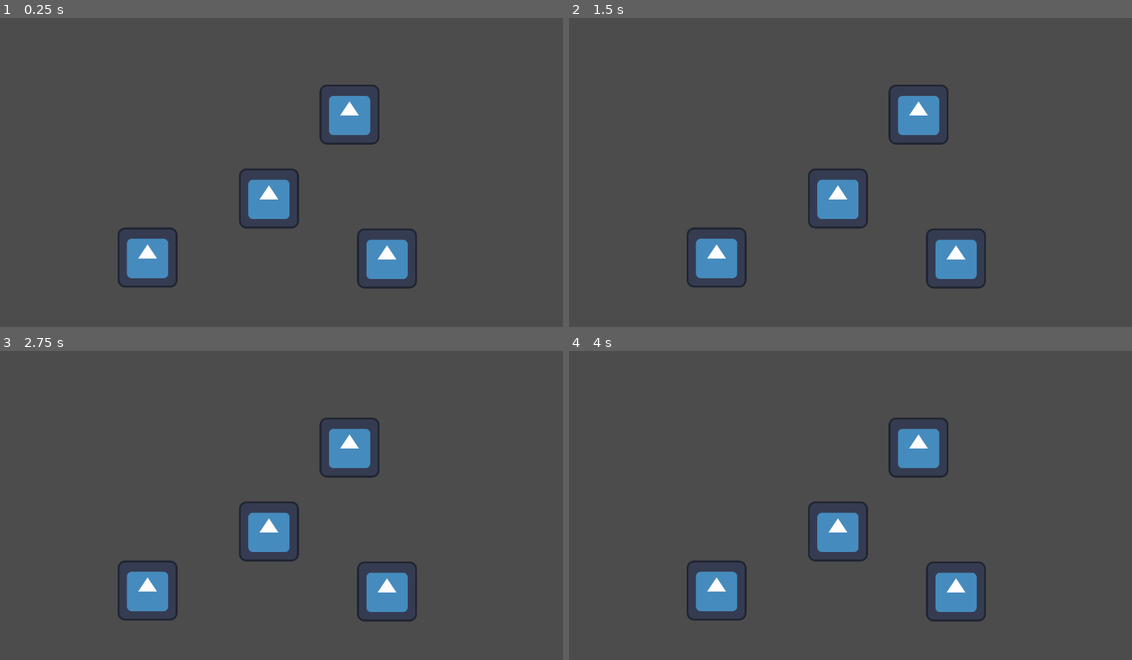
Above: before the commit, frames 1-4 (two rows, left to right).
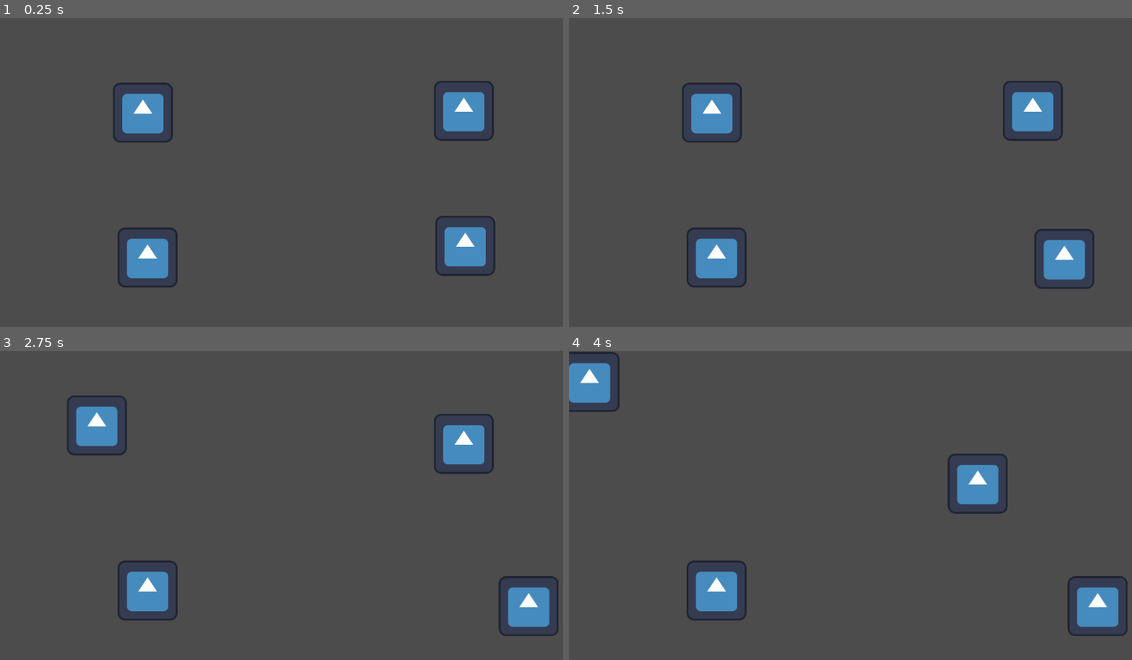
Above: after the commit, the same moments.

Repository: Galitie/mini-tyler-games
Game: Godot game, scene res://tylermon/tylermon.tscn
Two runs of this game, one before a commit and one after it. Both use one fixed random seed, a clock stepped at 60 frames per second and the inputs below. This scene is started directly instead of the project's main scene. The engine's default icon, where the game draws it, is replaced by a stand-in: a white triangle on a blue panel in a dark square.
Inputs:
- Up to frame 1 (0.25 s): no input
- Up to frame 2 (1.5 s): tap Enter (start) at 0.5, 1.35 s; hold Enter (start) 0.53-1.28 s; hold Right (move_piece_right) from 0.53 s (still down); tap Space (jump) at 0.77 s
- Up to frame 3 (2.75 s): tap Space (jump) at 1.52 s; release Right (move_piece_right) at 2.03 s; hold A (move_left) from 2.03 s (still down); hold Enter (start) from 2.03 s (still down)
- Up to frame 4 (4 s): release A (move_left) at 2.78 s; release Enter (start) at 2.78 s; hold Right (move_piece_right) from 2.78 s (still down); tap Enter (start) at 2.85 s; tap Space (jump) at 3.02, 3.77 s; hold Enter (start) from 3.53 s (still down)

The runs differ from the first frame. In frame 1, 7.2% of the frame differs, in the area x 20-89%, y 20-88%; in frame 2, 7.2%; in frame 3, 7.3%, in the area x 11-100%, y 14-93%; in frame 4, 7.2%.

Commit message:
Added basic states

Diff:
--- a/tylermon/mon.gd
+++ b/tylermon/mon.gd
@@ -3,32 +3,75 @@
 var tyler_type: String
 var attacks
 var health: int = 10
-var speed: int = 1
-var intelligence: int = 10
+var speed: int = 150
+var intelligence: int = 5
 var strength: int = 1
-var elm_type = null
+var elm_type
 var commands
-enum state {}
+var current_state : State
+enum State {WALK_RANDOM, BASIC_ATTACK, IDLE, SPECIAL_ATTACK}
+var destination : Vector2
+var target
+var change_mind
+@onready var anim_player = $anim_player
+@onready var timer = $timer
 
 func _ready():
-	pass
-
-
-func set_state(state):
-	#match state:
-		pass
-
-func update_state(state):
-	pass
+	current_state = State.IDLE
+	change_mind = false
+	timer.wait_time = 1
+	timer.start()
 
 func _physics_process(delta):
-	update_state(state)
-	#move_and_slide()
-	if velocity.length() > 0:
+	move_and_slide()
+	#if velocity.length() > 0:
 		#animation here
-		pass
-
+		#pass
+	update_state(current_state, delta)
+	if change_mind:
+		var random_number = randi_range(0, 50)
+		if random_number < 10:
+			set_state(State.WALK_RANDOM)
+			print("walk_random")
+		if random_number > 10 and random_number < 20:
+			set_state(State.BASIC_ATTACK)
+			print("basic_attack")
+		if random_number > 20 and random_number < 30:
+			set_state(State.IDLE)
+			print("idle")
+		if random_number > 30 and random_number < 40:
+			pass
+			#set_state(player.requested_state)
 	if velocity.x > 0:
 		$sprite.flip_h = false
 	else:
 		$sprite.flip_h = true
+	change_mind = false
+
+
+func set_state(state):
+	match state:
+		State.WALK_RANDOM:
+			destination = Vector2(randf_range(-1,1), randf_range(-1,1)).normalized()
+		State.BASIC_ATTACK:
+			velocity = Vector2()
+			pass
+			#var attack = attacks.random()
+			#anim_player.play(attack.name)
+		State.IDLE:
+			velocity = Vector2()
+	current_state = state
+
+
+func update_state(state, delta):
+	match state:
+		State.WALK_RANDOM:
+			velocity = destination * speed
+		State.BASIC_ATTACK:
+			pass
+		State.IDLE:
+			pass
+
+
+func _on_timer_timeout():
+	change_mind = true
--- a/tylermon/mon.tscn
+++ b/tylermon/mon.tscn
@@ -15,3 +15,10 @@
 
 [node name="sprite" type="Sprite2D" parent="."]
 texture = ExtResource("2_6w00d")
+
+[node name="timer" type="Timer" parent="."]
+wait_time = 5.0
+
+[node name="anim_player" type="AnimationPlayer" parent="."]
+
+[connection signal="timeout" from="timer" to="." method="_on_timer_timeout"]
--- a/tylermon/tylermon.tscn
+++ b/tylermon/tylermon.tscn
@@ -10,13 +10,13 @@
 position = Vector2(315, 511)
 
 [node name="mon2" parent="." instance=ExtResource("2_yelk2")]
-position = Vector2(746, 206)
+position = Vector2(993, 486)
 
 [node name="mon3" parent="." instance=ExtResource("2_yelk2")]
-position = Vector2(574, 385)
+position = Vector2(990, 198)
 
 [node name="mon4" parent="." instance=ExtResource("2_yelk2")]
-position = Vector2(826, 513)
+position = Vector2(305, 202)
 
 [node name="round_timer" type="Timer" parent="."]
 wait_time = 30.0
